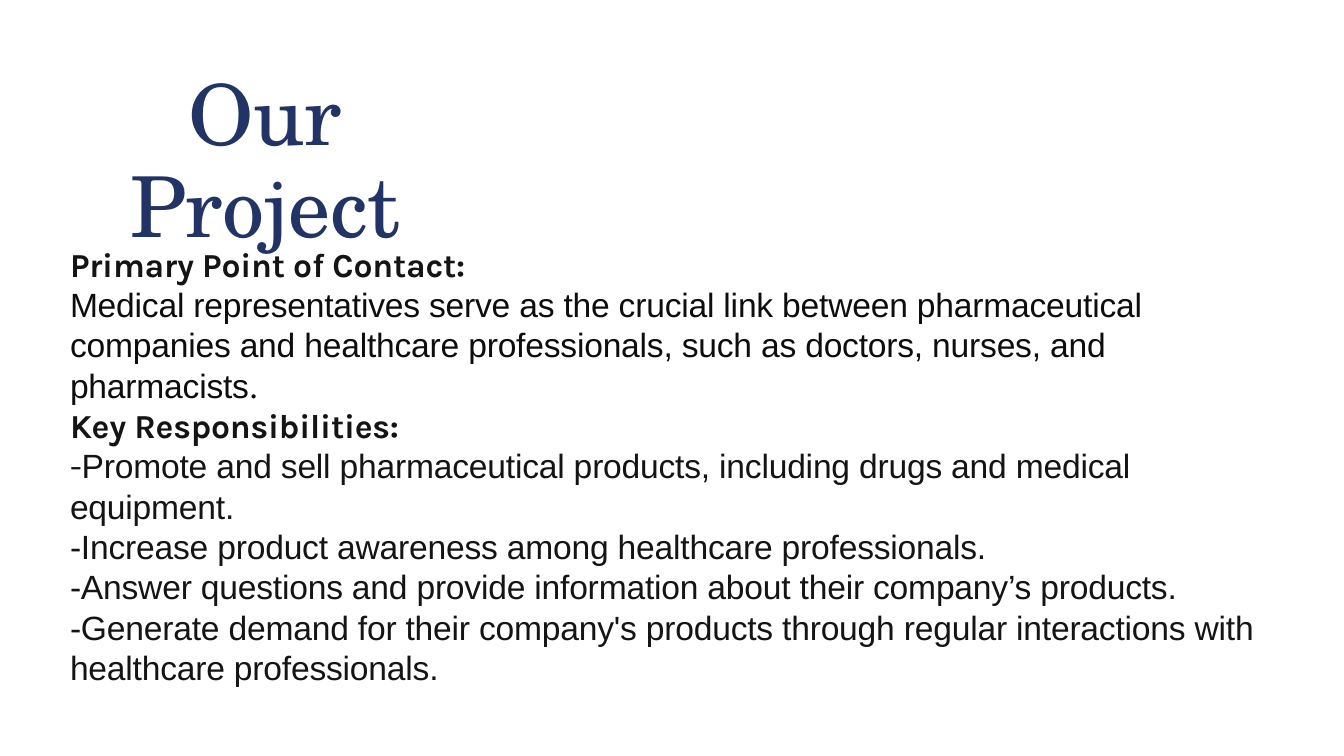
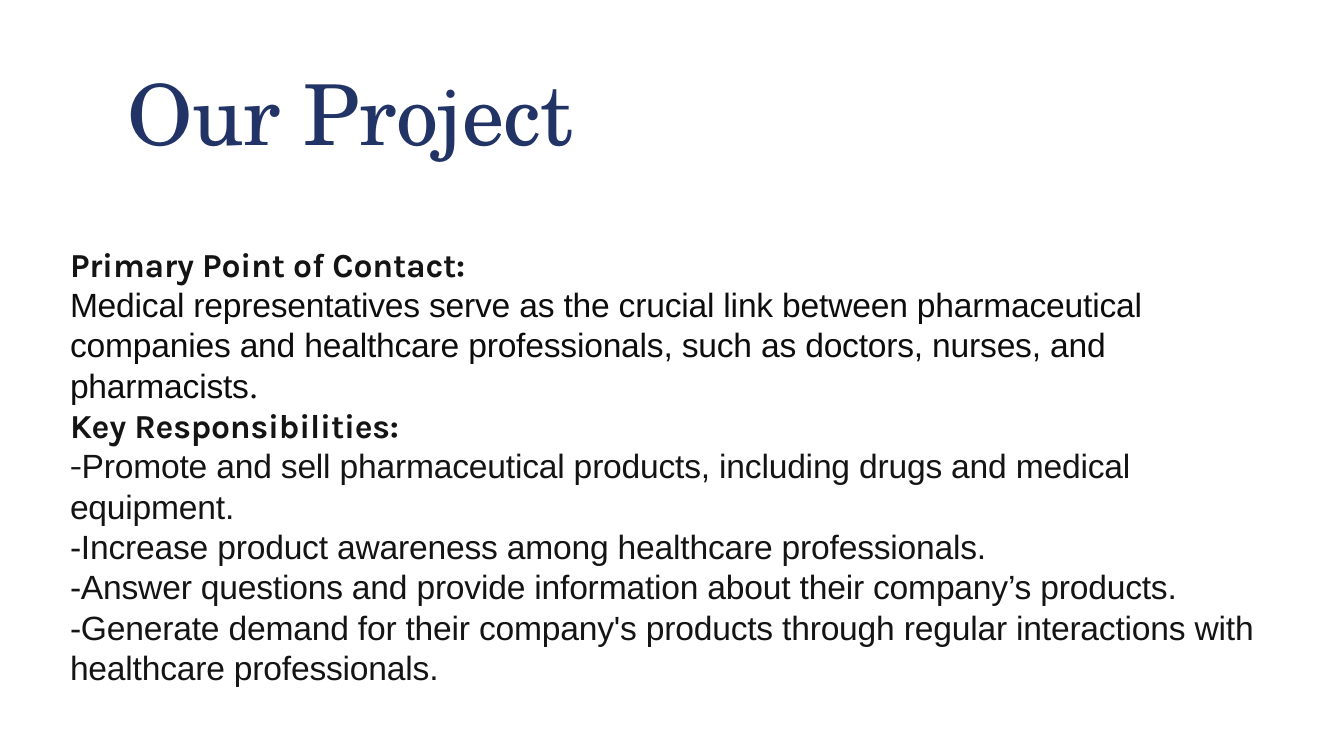
Before and after one commit to AbdoHalem/DEPI-GP, a slide deck: slide 4 of Final Version_ALX1_AIS3_S1e/IBM Data Science Final Project Graduation.pptx. Drawn at 1344x756 pixels with LibreOffice and Linux fonts; fonts in the diff are those of the drawing. Boxes give left, top, right and bottom in pixels: in the first picture for what was removed or moved away, otherwise in the second. Text is boxed around its words. In the diff, an @@ line names an element or a change of style, - is before the commit and + after.

```diff
--- a/Final Version_ALX1_AIS3_S1e/IBM Data Science Final Project Graduation.pptx
+++ b/Final Version_ALX1_AIS3_S1e/IBM Data Science Final Project Graduation.pptx
@@ text "Our Project" rewrapped from box(130, 83, 400, 262) to box(128, 83, 574, 162) @@
```
Also in this commit, not shown: 1 other slide changed.
